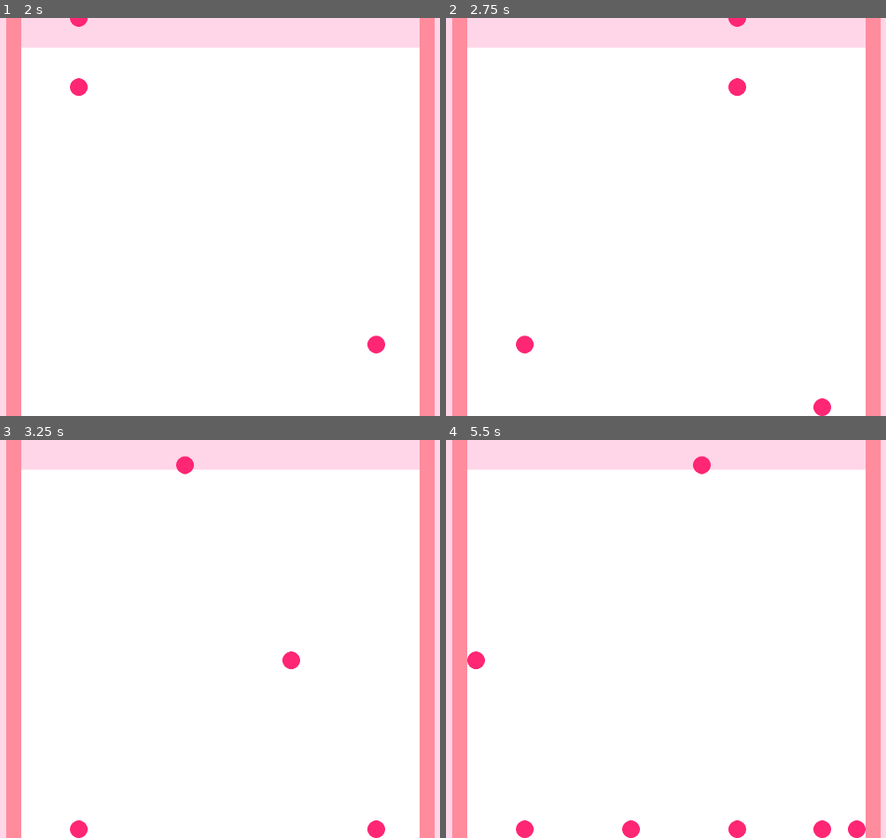
Above: before the commit, frames 1-4 (two rows, left to right).
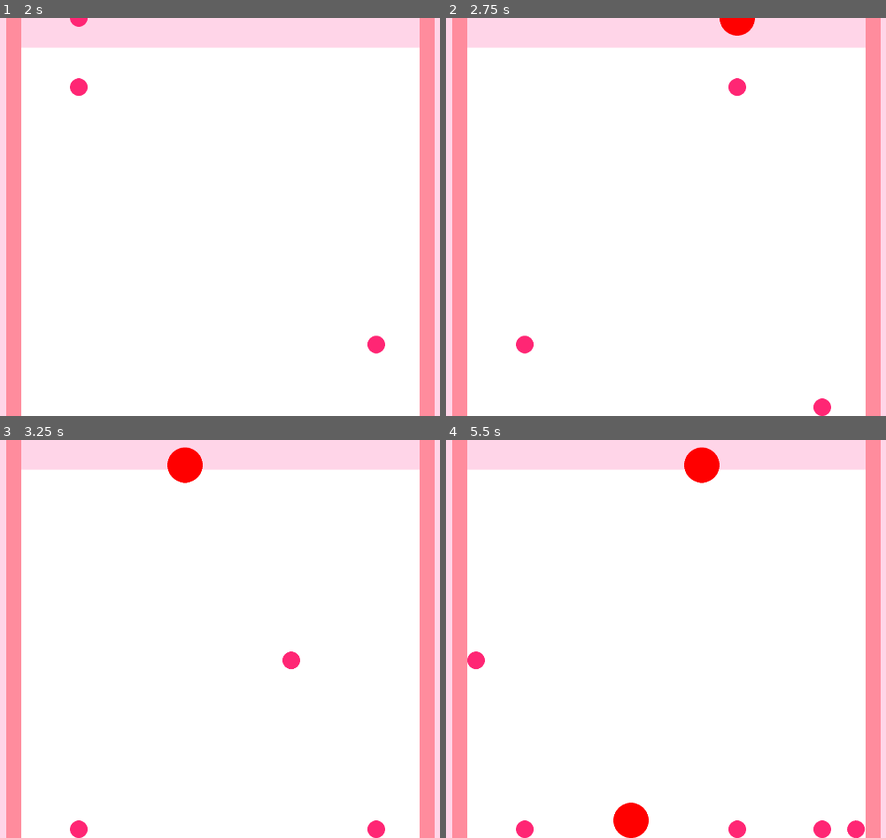
Above: after the commit, the same moments.

Repository: jadicodes/candy-drop
Game: Godot game, scene res://world/world.tscn
Two runs of this game, one before a commit and one after it. Both use one fixed random seed, a clock stepped at 60 frames per second and the inputs below.
Inputs (mouse positions are in pixels of both pictures, inside the frame that each line leads up to):
- Up to frame 1 (2 s): tap Enter at 0.5 s; move the mouse to (378, 197) at 0.52 s; click (378, 197) at 0.6 s; move the mouse to (79, 236) at 1.27 s; click (79, 236) at 1.35 s
- Up to frame 2 (2.75 s): move the mouse to (736, 129) at 2.02 s; click (736, 129) at 2.1 s
- Up to frame 3 (3.25 s): move the mouse to (184, 718) at 2.77 s; click (184, 718) at 2.85 s
- Up to frame 4 (5.5 s): move the mouse to (877, 698) at 3.52 s; click (877, 698) at 3.6 s; move the mouse to (454, 579) at 4.27 s; click (454, 579) at 4.35 s; move the mouse to (701, 639) at 5.02 s; click (701, 639) at 5.1 s

Frame 1 is identical in both runs. In frame 2, 0.3% of the frame differs, in the area x 62-71%, y 0-5%; in frame 3, 0.6%; in frame 4, 1.2%, in the area x 38-96%, y 1-100%.

Commit message:
Spawn both red and pink balls

Diff:
--- a/project/ball/ball.gd
+++ b/project/ball/ball.gd
@@ -1,2 +1,30 @@
 class_name Ball
 extends RigidBody2D
+
+
+signal color_changed(collision_radius)
+
+
+enum colors {
+	PINK,
+	RED,
+}
+
+var collision_radius
+
+var _ball_color: int:
+	set(state):
+		if state == colors.PINK:
+			$RedBall.hide()
+			$Collision.shape.radius = 24
+		else:
+			$RedBall.show()
+			$Collision.shape.radius = 48
+
+
+func _ready():
+	var number = randi_range(1,2)
+	if number == 1:
+		_ball_color = colors.PINK
+	if number == 2:
+		_ball_color = colors.RED
--- a/project/ball/ball.tscn
+++ b/project/ball/ball.tscn
@@ -1,10 +1,12 @@
-[gd_scene load_steps=4 format=3 uid="uid://bbye728peikrm"]
+[gd_scene load_steps=5 format=3 uid="uid://bbye728peikrm"]
 
 [ext_resource type="Script" path="res://ball/ball.gd" id="1_kxcw0"]
 [ext_resource type="Texture2D" uid="uid://h6g8ayjqvp1d" path="res://ball/pink_ball.png" id="1_uvfap"]
+[ext_resource type="Texture2D" uid="uid://6la41o5mxw47" path="res://ball/red_ball.png" id="3_d5gp2"]
 
-[sub_resource type="CircleShape2D" id="CircleShape2D_51xi5"]
-radius = 24.0208
+[sub_resource type="CircleShape2D" id="CircleShape2D_la6ic"]
+resource_local_to_scene = true
+radius = 24.0
 
 [node name="Ball" type="RigidBody2D"]
 script = ExtResource("1_kxcw0")
@@ -12,5 +14,10 @@
 [node name="PinkBall" type="Sprite2D" parent="."]
 texture = ExtResource("1_uvfap")
 
-[node name="CollisionShape2D" type="CollisionShape2D" parent="."]
-shape = SubResource("CircleShape2D_51xi5")
+[node name="RedBall" type="Sprite2D" parent="."]
+visible = false
+texture = ExtResource("3_d5gp2")
+
+[node name="Collision" type="CollisionShape2D" parent="."]
+shape = SubResource("CircleShape2D_la6ic")
+debug_color = Color(0, 0, 0, 0.419608)
--- a/project/world/world.gd
+++ b/project/world/world.gd
@@ -6,7 +6,9 @@
 	FALSE,
 }
 
+var collision
 var _ball : Ball
+
 var _ball_state: int:
 	set(state):
 		if state == is_dropped.TRUE:
@@ -35,6 +37,8 @@
 	add_child(_ball)
 	_ball.global_position.x = _get_spawn_location()
 	_ball_state = is_dropped.FALSE
+	collision = _ball.get_node("Collision")
+	print(collision)
 
 
 func _drop():
Binary file added: project/ball/red_ball.png
Not shown, added: project/ball/red_ball.png.import
